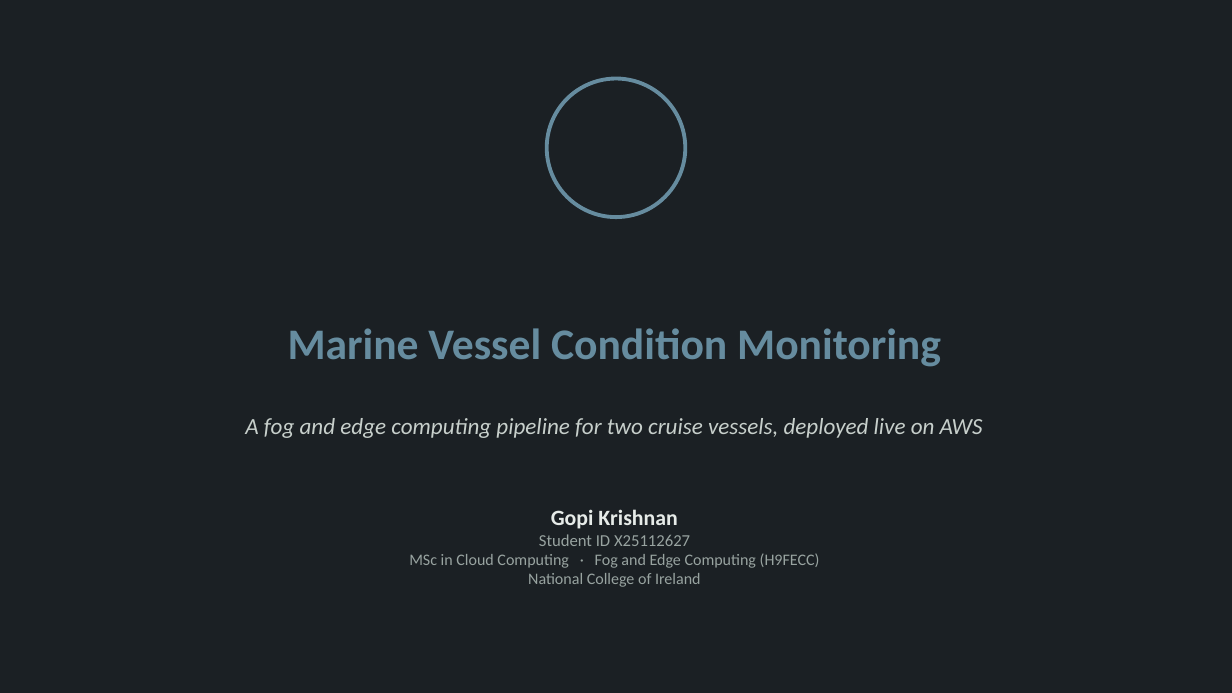
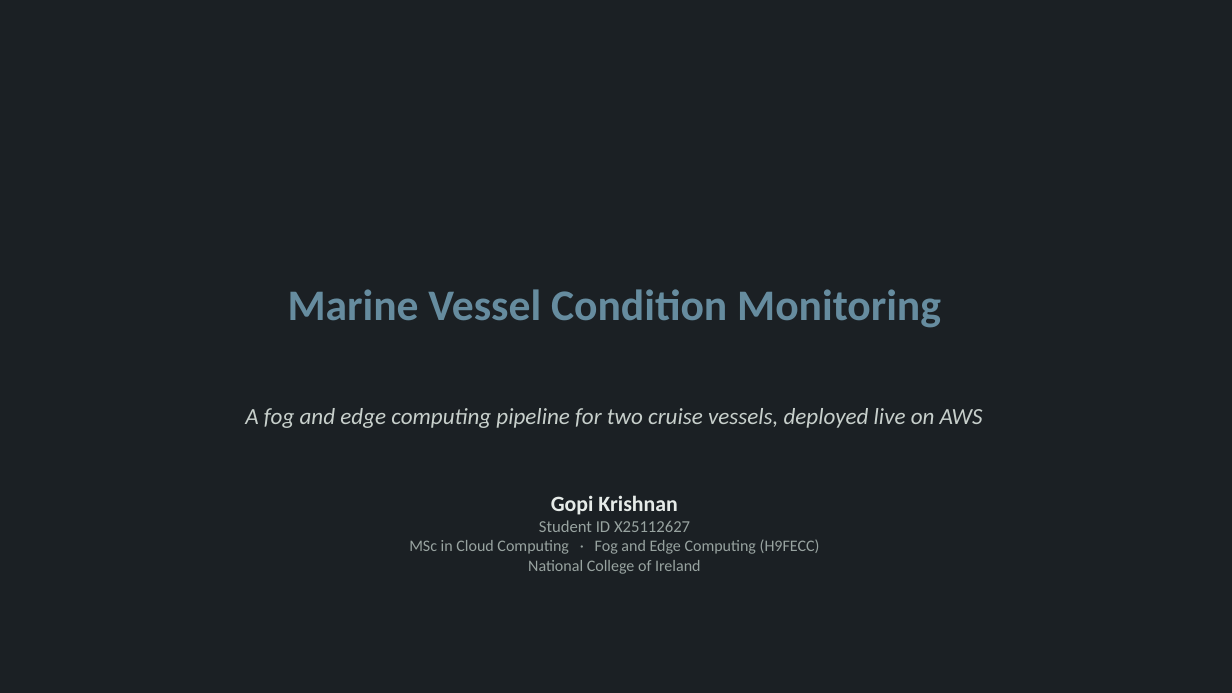
Before and after one commit to valletivarish/FEC_version_2, a slide deck: slide 1 of ppt/X25112627_marine-vessel-monitoring.pptx. Drawn at 1232x693 pixels with LibreOffice and Linux fonts; fonts in the diff are those of the drawing. Boxes give left, top, right and bottom in pixels: in the first picture for what was removed or moved away, otherwise in the second. Text is boxed around its words. In the diff, an @@ line names an element or a change of style, - is before the commit and + after.

Commit message:
Redesign all 25 deck covers: remove the circular monogram/emblem badge from every title direction; covers now stand on layout, colour and typography alone

```diff
--- a/ppt/X25112627_marine-vessel-monitoring.pptx
+++ b/ppt/X25112627_marine-vessel-monitoring.pptx
@@ ellipse removed at <box>547,79,686,217</box> @@
@@ text "Marine Vessel Condition Monitoring": place and size @@
-text "Marine Vessel Condition Monitoring" at <box>288,328,941,367</box>
+text "Marine Vessel Condition Monitoring" at <box>288,289,941,328</box>
@@ text "A fog and edge computing ...": place and size @@
-text "A fog and edge computing ..." at <box>245,418,983,438</box>
+text "A fog and edge computing ..." at <box>245,408,983,428</box>
@@ text "Gopi Krishnan": place and size @@
-text "Gopi Krishnan" at <box>409,509,820,587</box>
+text "Gopi Krishnan" at <box>409,495,820,574</box>
```
Also in this commit, not shown: 24 other files.
